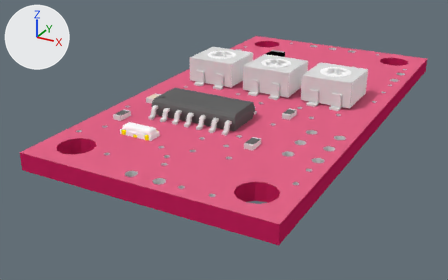
The Blender file products/13118/geometry_edit_blender/SparkFun_Servo_Trigger.blend, before and after one commit.
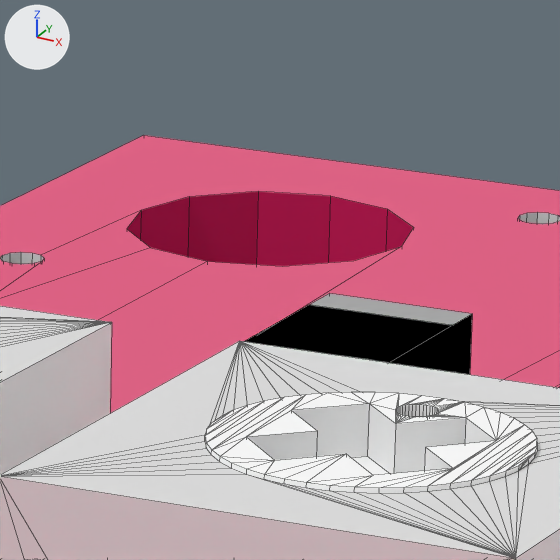
Each version appears first whole from a 50 mm camera at (36.3, -31.9, 21.8) aimed at (8.9, 18.0, -3.1), and next in a close-up on the part from 54% to 65% of the width and 9% to 26% of the height. Arrows for +X, +Y and +Z are at upper left; the lights stay in place. The close-ups show mesh edges as thin lines.

In view in the first close-up: 'Mesh1 pcbgroup Model', 'Mesh2 EIA3216_1 Model', 'Mesh4 TRIMPOT_5MM1 Model', 'Mesh5 TRIMPOT_5MM2 Model'.
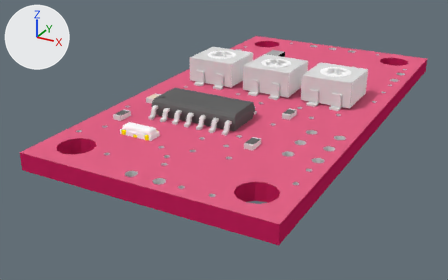
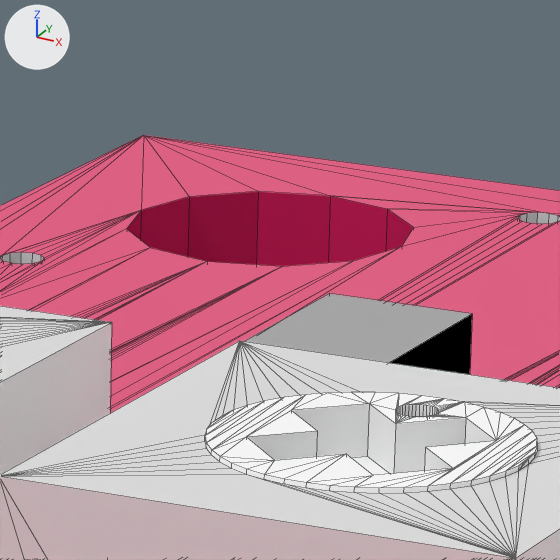
The edits, one by one:
me_mesh2_eia3216_1_model has 26 vertices, 19 faces and spans x 7.33..8.93, y 0.8..2.4, z -32.59..-29.39.
me_mesh2_eia3216_1_model is used by ob_mesh2_eia3216_1_model.
Verts and faces of me_mesh2_eia3216_1_model; kept vertices keep their numbers, new ones are numbered from 26.
Before the commit, vertices of me_mesh2_eia3216_1_model: 6 (8.93, 2.4, -29.49), 7 (7.33, 2.4, -29.49), 8 (7.33, 0.8, -29.49), 10 (8.93, 0.8, -29.49), 11 (8.93, 2.4, -31.99) at pixel (452, 325).
Before the commit, vertices of me_mesh2_eia3216_1_model: 12 (7.33, 2.4, -31.99) at pixel (308, 304), 13 (8.93, 2.4, -32.49) at pixel (472, 313), 14 (7.33, 2.4, -32.49) at pixel (329, 293), 15 (8.93, 0.8, -32.49), 16 (7.33, 0.8, -32.49).
Part 1, on me_mesh2_eia3216_1_model:
Vertices deleted: 11, 12 (with the faces that use them).
New faces: (6, 10, 15, 13), (7, 14, 16, 8) (mat_m_0137_black (black #000000)).
New faces: (6, 13, 14, 7) (mat_m_0134_dimgray (grey #acacac)).

Boxes (x1, y1, x2, y2) around the edits, measured in the close-ups (560 x 560 px; the box of a moved part takes in the faces that stretch with it):
part 1 of me_mesh2_eia3216_1_model, moved or reshaped
    both: (244, 300, 455, 364)
